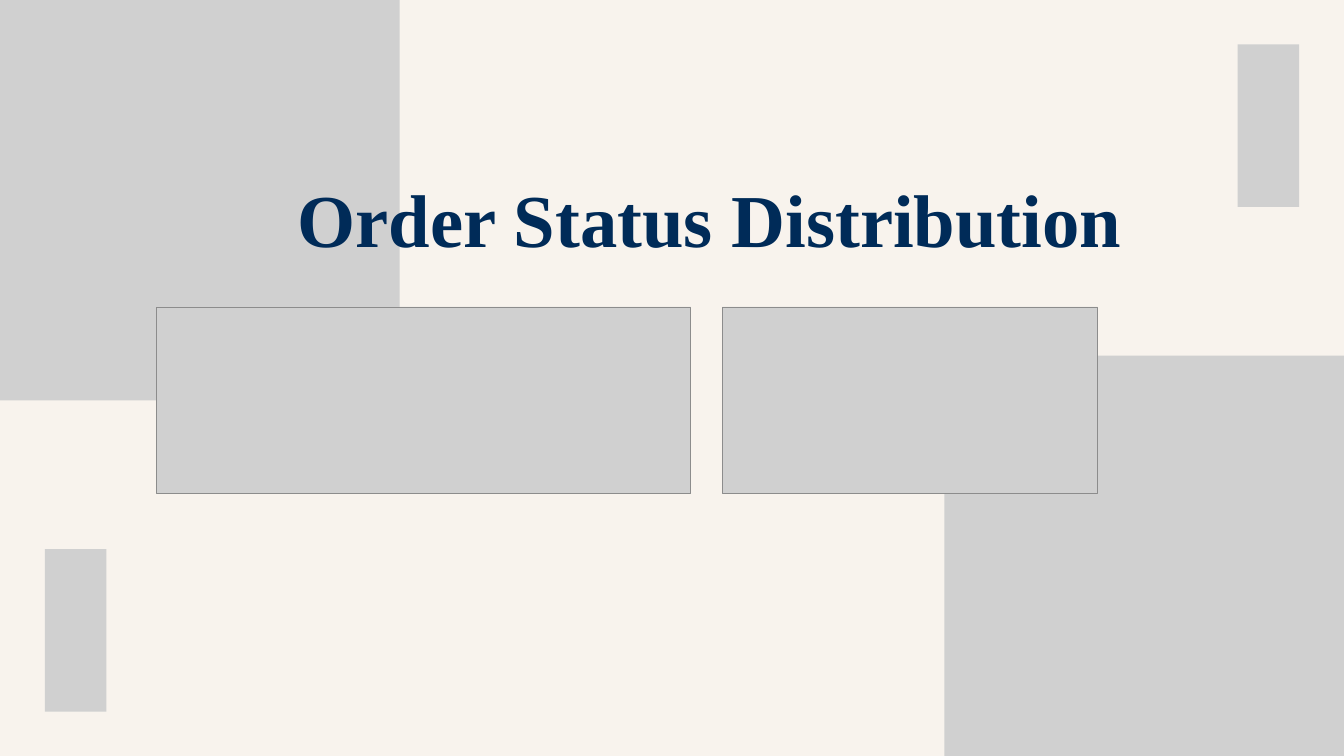
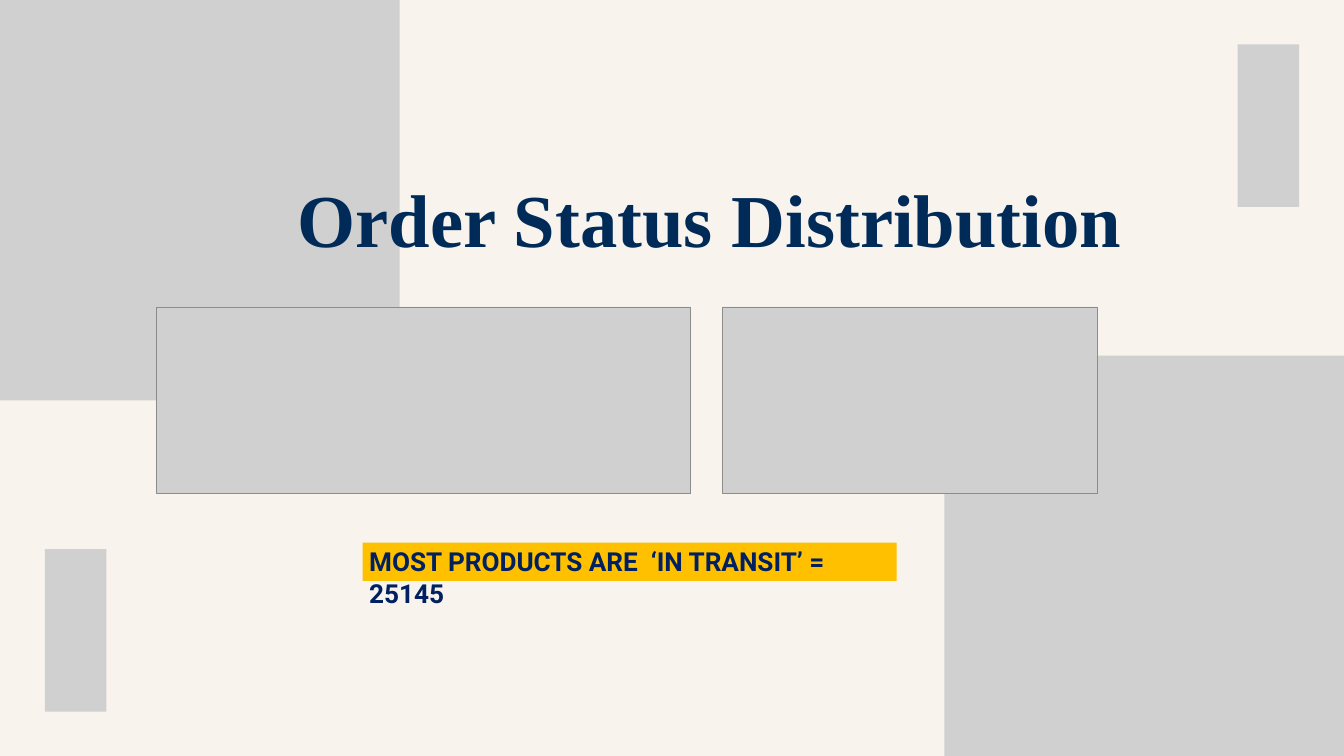
Before and after one commit to krupadalal/Flipkart-SQL-Sales-Analysis, a slide deck: slide 19 of flipkart_ppt.pptx. Drawn at 1344x756 pixels with LibreOffice and Linux fonts; fonts in the diff are those of the drawing; grey boxes stand for pictures. Boxes give left, top, right and bottom in pixels: in the first picture for what was removed or moved away, otherwise in the second. Text is boxed around its words. In the diff, an @@ line names an element or a change of style, - is before the commit and + after.

```diff
--- a/flipkart_ppt.pptx
+++ b/flipkart_ppt.pptx
@@ rectangle added at [363,542,897,581], fill #FFC000, 28 pt, text #002060, bold @@
+MOST PRODUCTS ARE ‘IN TRANSIT’ = 25145
```
Also in this commit, not shown: 13 other slides changed.
